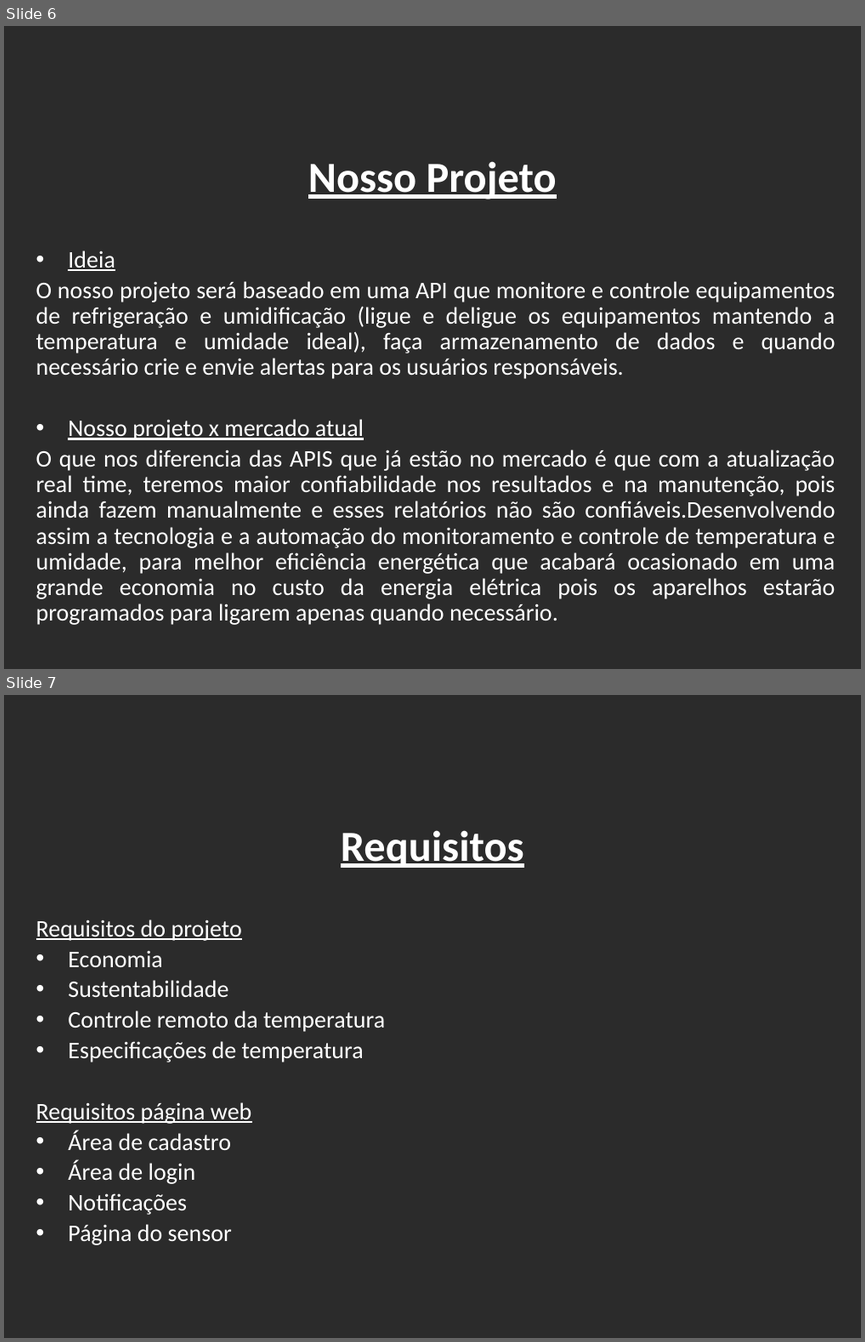
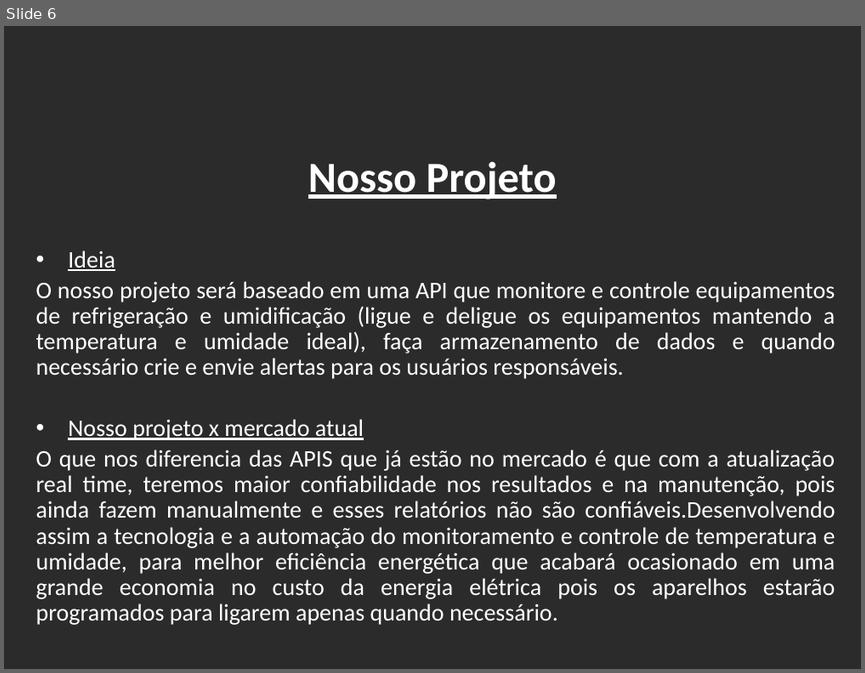
Before and after one commit to viniciushcano/PI-1o-semestre, a slide deck: ppt/DataCenter.pptx. Shown one above the other, each under a label of ours: slides 6 and 7 before the commit, slide 6 after it. The pictures are 865x1342 and 865x673 pixels, drawn with LibreOffice and Linux fonts; fonts in the diff are those of the drawing; background and template pictures are left out; a plain dark background stands for a picture behind light text. Boxes give left, top, right and bottom in pixels: in the first picture for what was removed or moved away, otherwise in the second. Text is boxed around its words. In the diff, an @@ line names an element or a change of style, - is before the commit and + after.

```diff
--- a/ppt/DataCenter.pptx
+++ b/ppt/DataCenter.pptx
@@ slide 7 removed at (4, 695, 861, 1338), background picture (left out) @@
@@ text removed at (341, 830, 524, 868) @@
-Requisitos
@@ text removed at (36, 919, 385, 1245) @@
-Requisitos do projeto
-• Economia
-• Sustentabilidade
-• Controle remoto da temperatura
-• Especificações de temperatura
-Requisitos página web
-• Área de cadastro
-• Área de login
-• Notificações
-• Página do sensor
```
Also in this commit, not shown: 2 slides changed.
